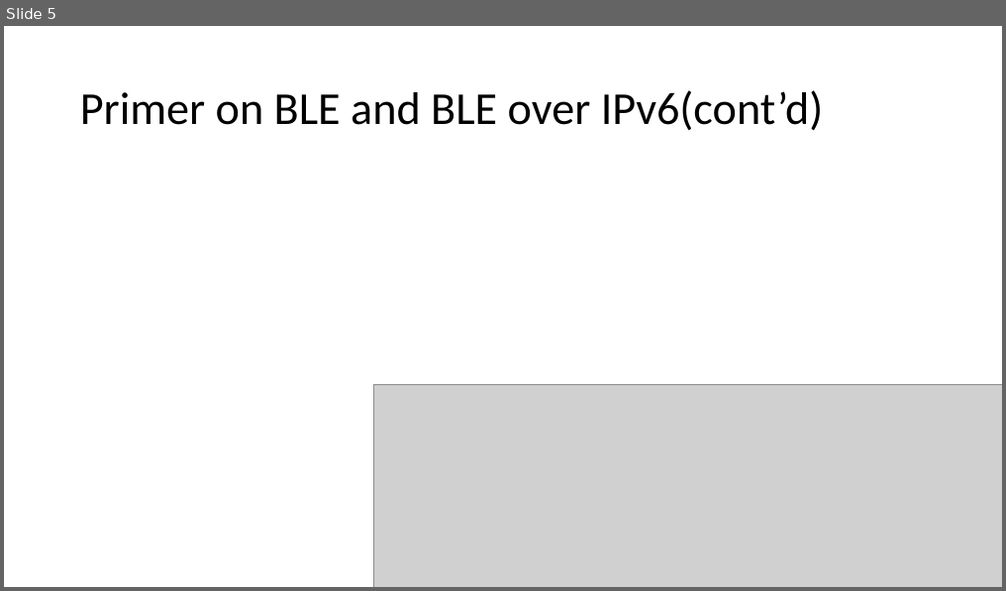
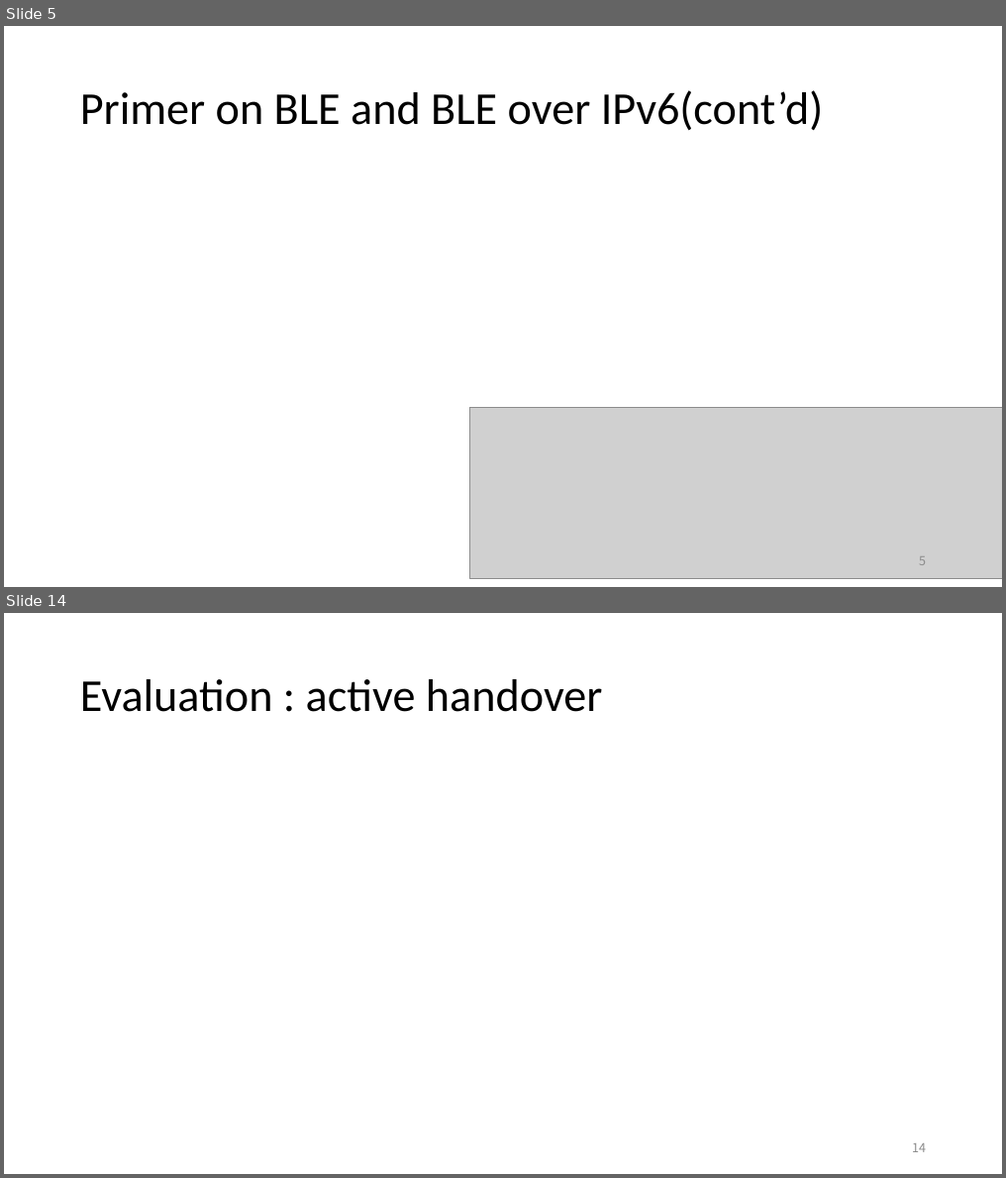
Before and after one commit to EKOISMYLOVE/NTUT_GM_PPT, a slide deck: A BLE-based multi-gateway network infrastructure with handover support for mobile BLE peripherals.pptx. Shown one above the other, each under a label of ours: slide 5 before the commit, slides 5 and 14 after it; the slides between them are not shown. The pictures are 1006x591 and 1006x1178 pixels, drawn with LibreOffice and Linux fonts; fonts in the diff are those of the drawing; grey boxes stand for pictures. Boxes give left, top, right and bottom in pixels: in the first picture for what was removed or moved away, otherwise in the second. Text is boxed around its words. In the diff, an @@ line names an element or a change of style, - is before the commit and + after.

```diff
--- a/A BLE-based multi-gateway network infrastructure with handover support for mobile BLE peripherals.pptx
+++ b/A BLE-based multi-gateway network infrastructure with handover support for mobile BLE peripherals.pptx
@@ slide 14 added at bbox=[4, 613, 1002, 1174], background #FFFFFF @@
@@ title added at bbox=[80, 679, 603, 712], 44 pt, text #000000 @@
+Evaluation : active handover
@@ page number added at bbox=[912, 1144, 926, 1153], 12 pt, text #8C8C8C @@
+14
@@ slide 5 changed as well @@
@@ picture: place and size @@
-picture at bbox=[374, 384, 1002, 587]
+picture at bbox=[470, 407, 1002, 579]
@@ page number added at bbox=[919, 557, 926, 566], 12 pt, text #8C8C8C @@
+5
```
Also in this commit, not shown: 8 other slides changed, 8 other slides added.
